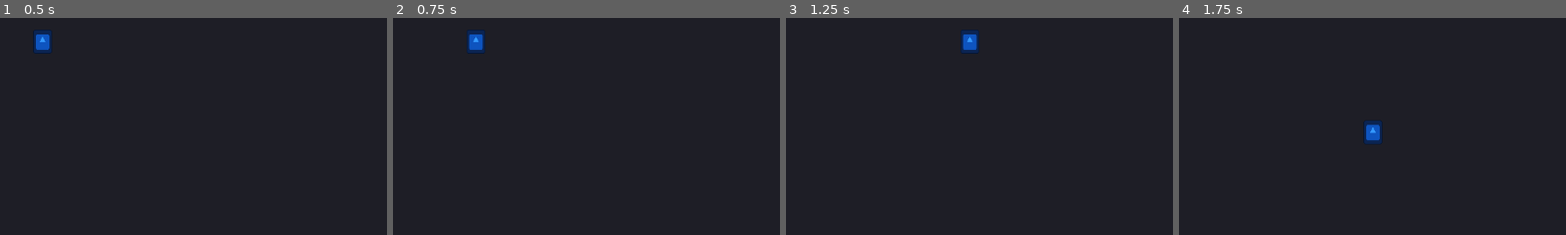
Above: before the commit, frames 1-4 (left to right).
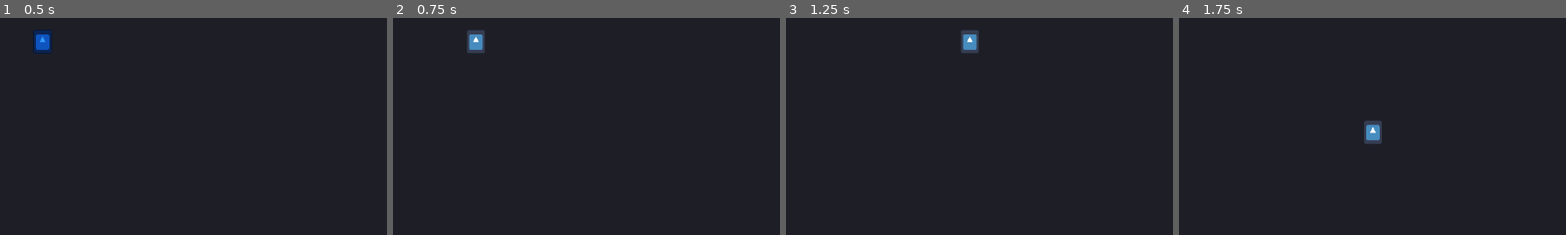
Above: after the commit, the same moments.

Repository: 925236118/godot_game_platform_example
Game: Godot game, scene res://scenes/Main.tscn
The game is run twice, just before and just after one commit, with the same random seed, the same clock (stepped at 60 frames per second) and the same inputs. The engine's default icon, where the game draws it, is replaced by a stand-in: a white triangle on a blue panel in a dark square.
Inputs:
- Up to frame 1 (0.5 s): no input
- Up to frame 2 (0.75 s): tap Enter at 0.5 s; hold D (move_right) from 0.53 s (still down); tap Space (attack) at 0.6 s
- Up to frame 3 (1.25 s): keep holding D (move_right)
- Up to frame 4 (1.75 s): release D (move_right) at 1.28 s; hold S (move_down) from 1.28 s (still down); tap Space (attack) at 1.35 s
The pictures show only the part of the screen within x 50-100%, y 50-100%; the shares and areas given below are measured in that part.

Frame 1 is identical in both runs. In frame 2, 0.5% of the frame differs, in the area x 19-24%, y 5-17%; in frame 3, 0.5%, in the area x 45-50%, y 5-17%; in frame 4, 0.5%.
Error before the commit: Invalid access to property or key 'shape' on a base object of type 'null instance'. (res://scripts/Player.gd:92)

Commit message:
fix: correct node name in Player.tscn (AttackArea/CollisionShape2D -> CollisionShape2D)

Diff:
--- a/scenes/Player.tscn
+++ b/scenes/Player.tscn
@@ -26,5 +26,5 @@
 collision_layer = 0
 collision_mask = 3
 
-[node name="AttackArea/CollisionShape2D" type="CollisionShape2D" parent="AttackArea"]
+[node name="CollisionShape2D" type="CollisionShape2D" parent="AttackArea"]
 shape = SubResource("2")
